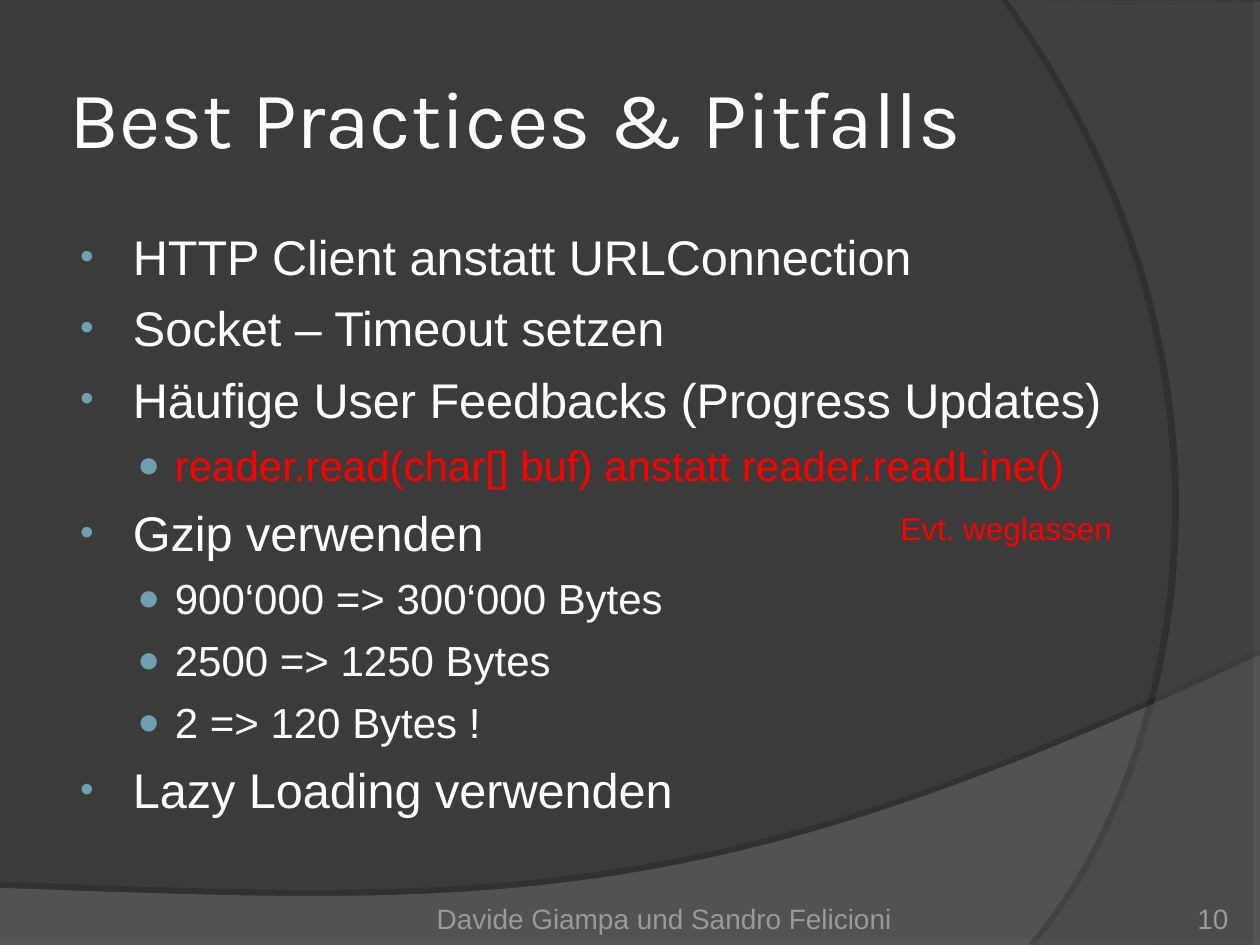
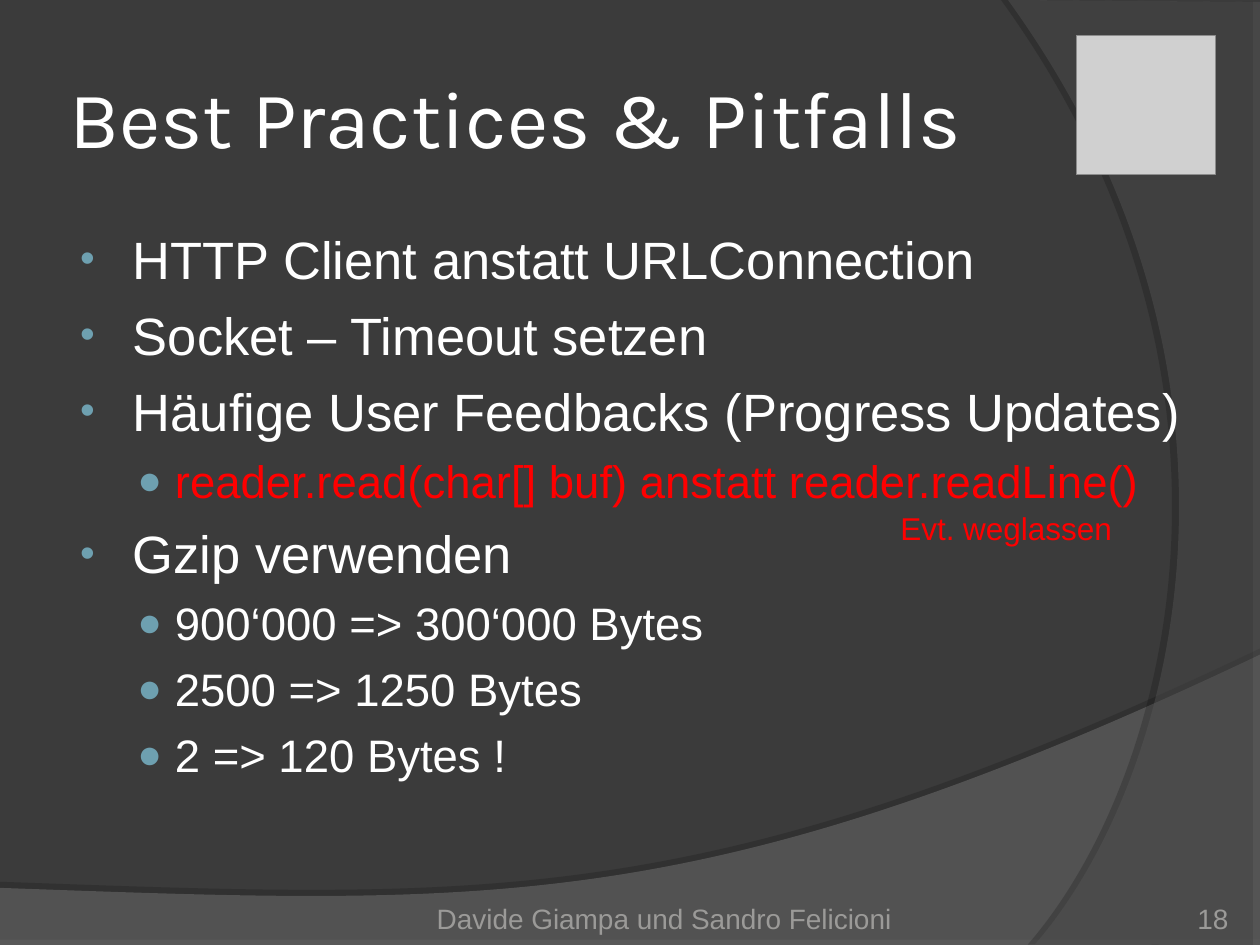
Before and after one commit to Mr-Slash/TrailDevils, a slide deck: slide 18 of doc/01_Project Management/TrailDevils-final.ppt (slide 10 before the commit). Drawn at 1260x945 pixels with LibreOffice and Linux fonts; fonts in the diff are those of the drawing; grey boxes stand for pictures. Boxes give left, top, right and bottom in pixels: in the first picture for what was removed or moved away, otherwise in the second. Text is boxed around its words. In the diff, an @@ line names an element or a change of style, - is before the commit and + after.

```diff
--- a/doc/01_Project Management/TrailDevils-final.ppt
+++ b/doc/01_Project Management/TrailDevils-final.ppt
@@ picture added at (1076,35,1215,174) @@
@@ text "HTTP Client anstatt URLConnection" at (133,241,1180,782): size 27.8 to 30 pt in "HTTP Client anstatt URLConnection", "Socket – Timeout setzen", "Häufige User Feedbacks (Progress Updates)", "Gzip verwenden"; size 24.1 to 26 pt in "reader.read(char[] buf) anstatt reader.readLine()", "900‘000 => 300‘000 Bytes", "2500 => 1250 Bytes", "2 => 120 Bytes !" @@
@@ text at (133,772,673,817): paragraph removed @@
-• Lazy Loading verwenden
@@ page number at (1197,909,1228,929): text changed @@
-10
+18
```
Also in this commit, not shown: 10 other slides changed, 9 slides added.
